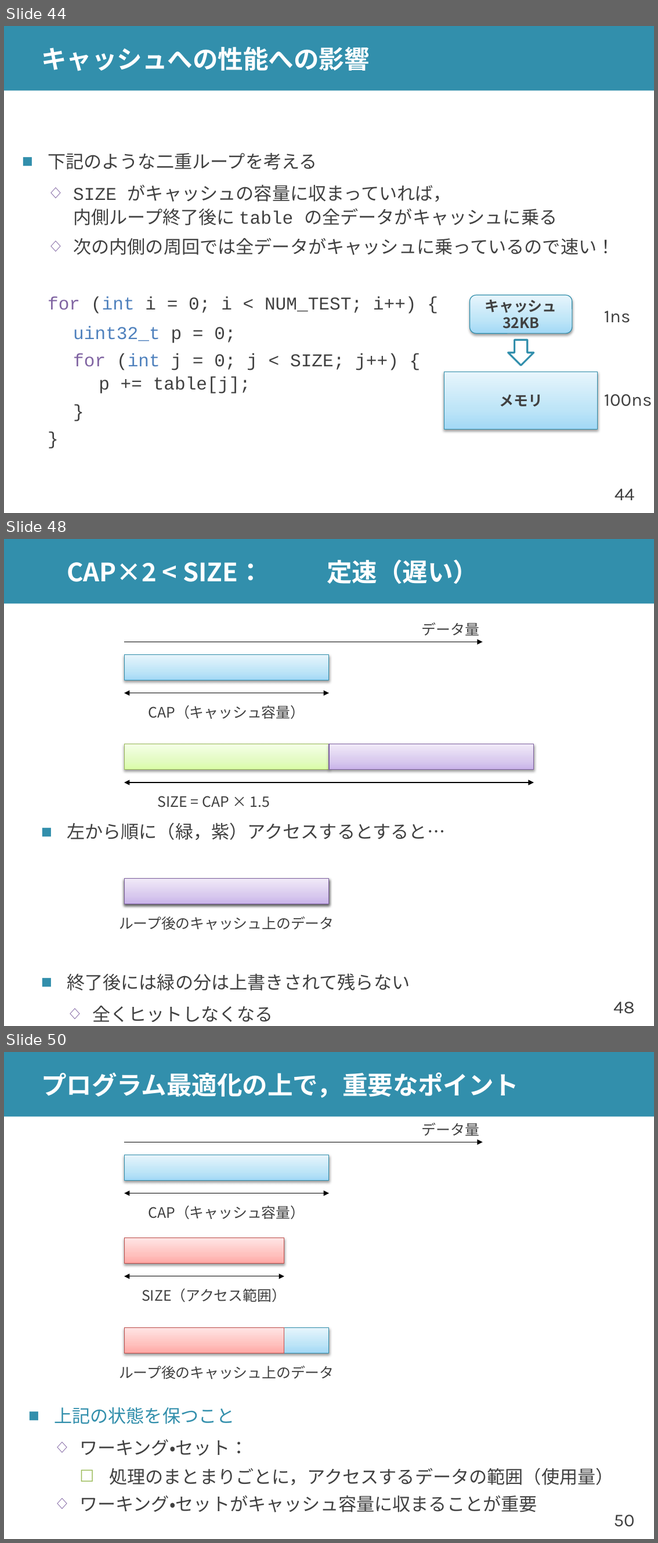
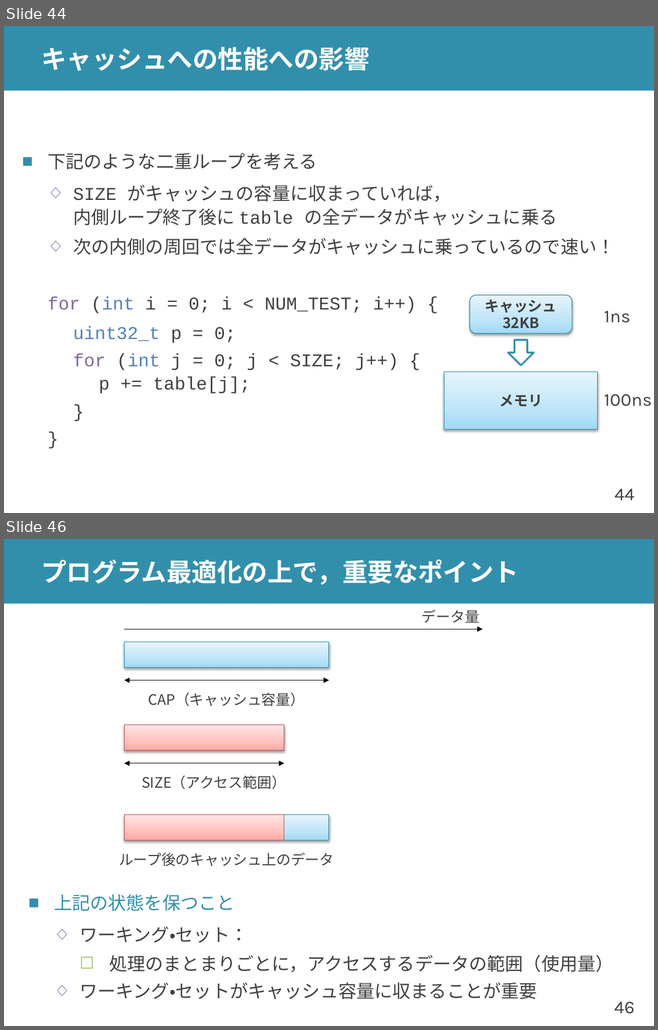
Before and after one commit to shioyadan/advanced-computer-organization, a slide deck: aco-shioya-12.pptx. Shown one above the other, each under a label of ours: slides 44, 48 and 50 before the commit, slides 44 and 46 after it; the slides between them are not shown. The pictures are 658x1543 and 658x1030 pixels, drawn with LibreOffice and Linux fonts; fonts in the diff are those of the drawing. Boxes give left, top, right and bottom in pixels: in the first picture for what was removed or moved away, otherwise in the second. Text is boxed around its words. In the diff, an @@ line names an element or a change of style, - is before the commit and + after.

Commit message:
キャッシュの説明が一部おかしかったのを修正

```diff
--- a/aco-shioya-12.pptx
+++ b/aco-shioya-12.pptx
@@ slide 48 removed at [4,539,654,1026], background #FFFFFF; not listed: 2 template elements that a slide beside it also shows @@
@@ title removed at [67,559,478,584] @@
-  CAP×2 < SIZE： 定速（遅い）
@@ text removed at [422,623,479,636] @@
-データ量
@@ arrow removed from (124, 642) to (482, 642) @@
@@ rectangle removed at [124,654,329,680] @@
@@ double arrow removed from (124, 693) to (329, 693) @@
@@ text removed at [148,705,305,719] @@
-CAP（キャッシュ容量）
@@ rectangle removed at [124,744,329,770] @@
@@ rectangle removed at [329,744,534,770] @@
@@ double arrow removed from (124, 783) to (534, 783) @@
@@ text removed at [158,796,270,808] @@
-SIZE = CAP × 1.5
@@ text removed at [67,823,445,840] @@
-■ 左から順に（緑，紫）アクセスするとすると…
@@ rectangle removed at [124,879,329,904] @@
@@ rectangle removed at [124,879,329,904] @@
@@ text removed at [119,917,333,930] @@
-ループ後のキャッシュ上のデータ
@@ text removed at [67,973,409,1022] @@
-■ 終了後には緑の分は上書きされて残らない
-  ◇ 全くヒットしなくなる
@@ what was slide 50 is now slide 46 @@
@@ page number at [614,1002,634,1014]: text changed @@
-50
+46
```
Also in this commit, not shown: 3 other slides removed, 1 other file.
